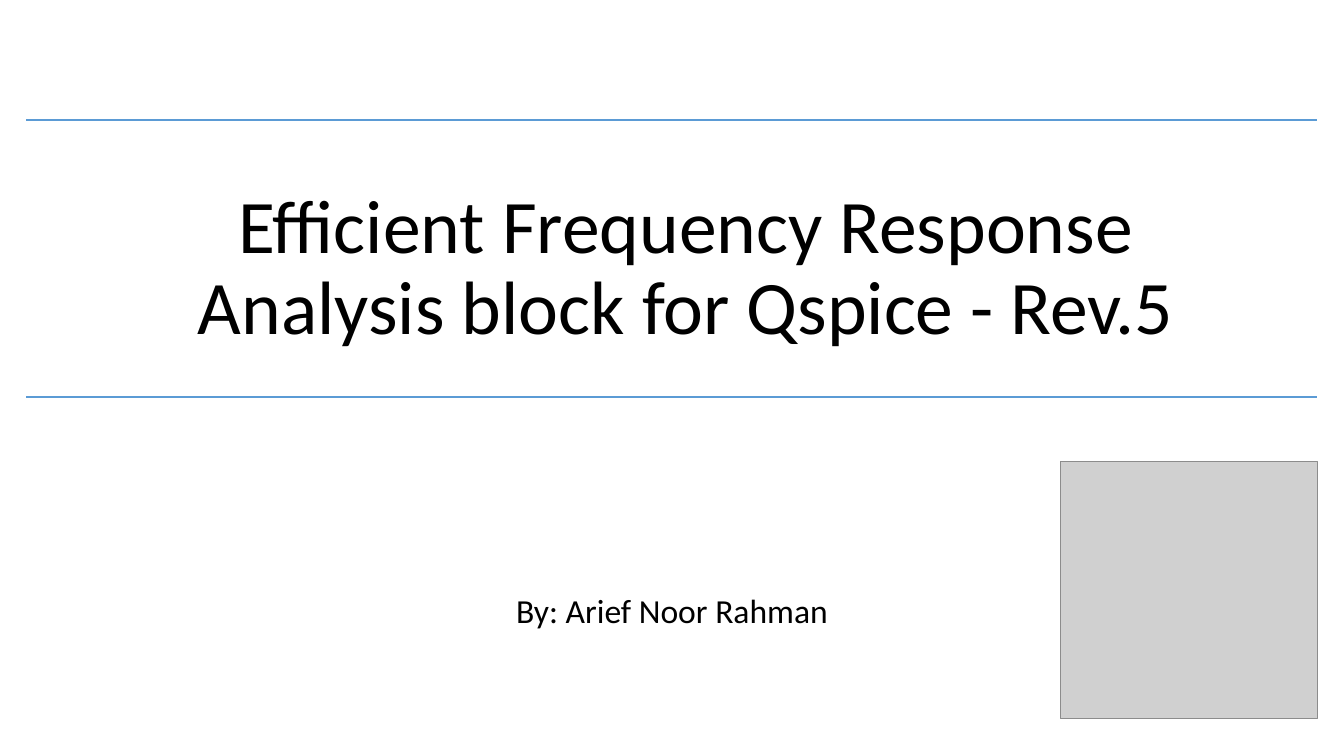
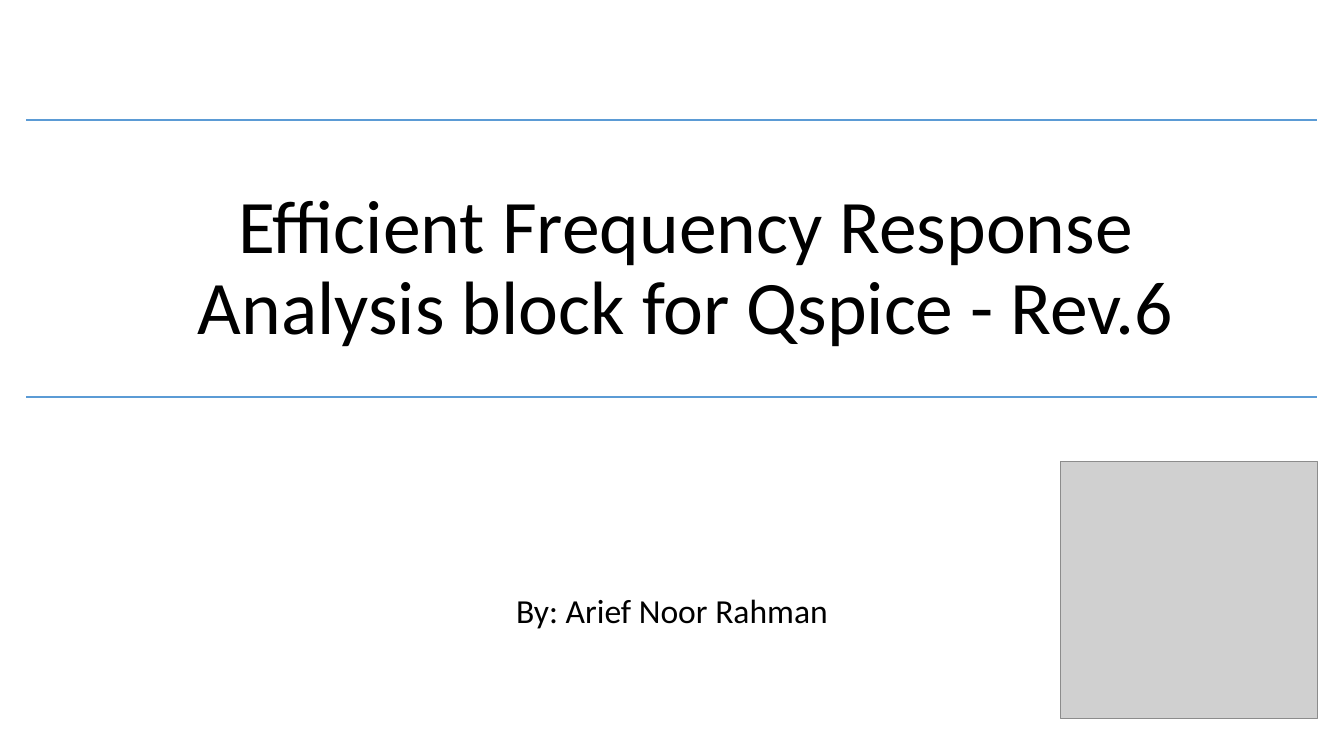
Before and after one commit to physicboy/QSPICE, a slide deck: slide 1 of FRA_project/Frequency Response Analysis - Rev.5.pptx. Drawn at 1344x756 pixels with LibreOffice and Linux fonts; fonts in the diff are those of the drawing; grey boxes stand for pictures; background and template pictures are left out. Boxes give left, top, right and bottom in pixels: in the first picture for what was removed or moved away, otherwise in the second. Text is boxed around its words. In the diff, an @@ line names an element or a change of style, - is before the commit and + after.

```diff
--- a/FRA_project/Frequency Response Analysis - Rev.5.pptx
+++ b/FRA_project/Frequency Response Analysis - Rev.5.pptx
@@ title at bbox=[198, 200, 1173, 347]: text changed @@
-Efficient Frequency Response Analysis block for Qspice - Rev.5
+Efficient Frequency Response Analysis block for Qspice - Rev.6
```
Also in this commit, not shown: 1 other slide changed, 32 other files.
